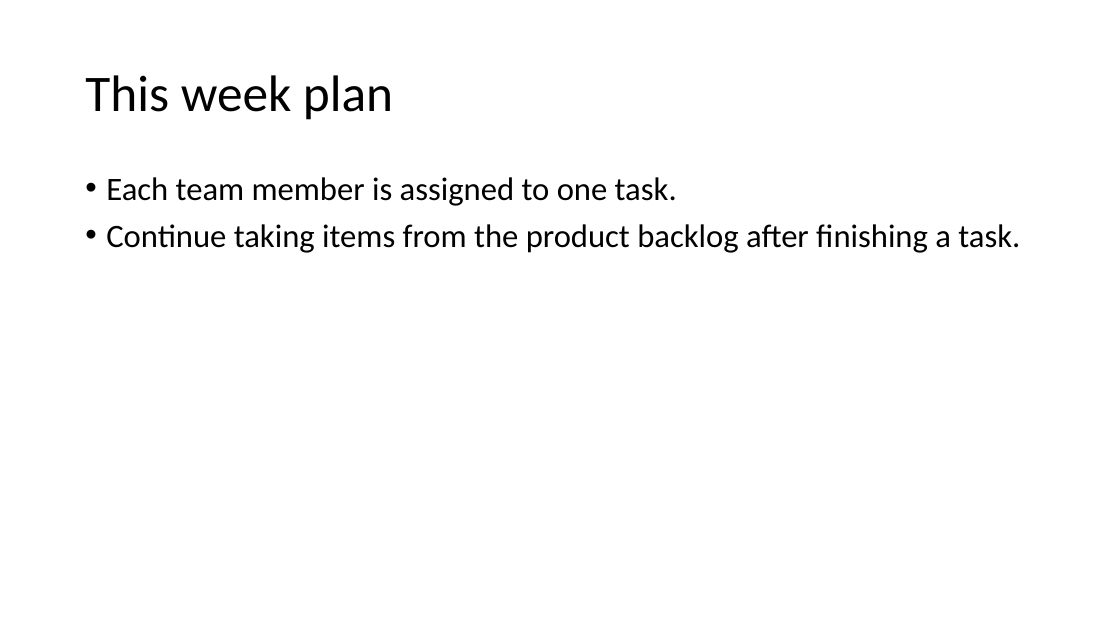
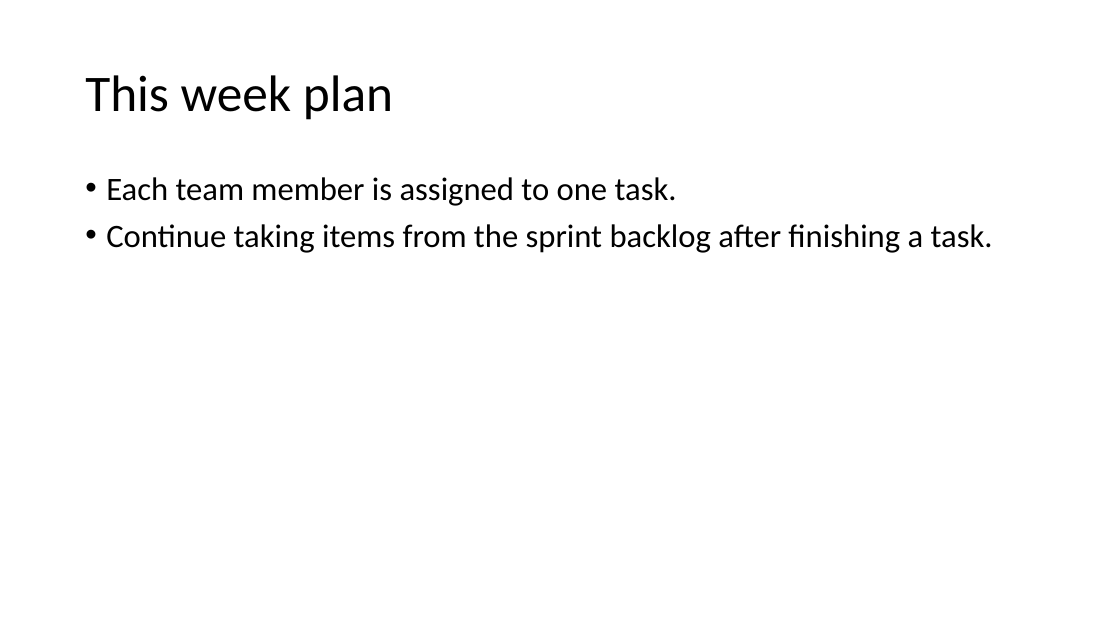
Before and after one commit to letung3105/csproject-2020-siem, a slide deck: slide 5 of SecondWeek-Presentation.pptx. Drawn at 1120x630 pixels with LibreOffice and Linux fonts; fonts in the diff are those of the drawing. Boxes give left, top, right and bottom in pixels: in the first picture for what was removed or moved away, otherwise in the second. Text is boxed around its words. In the diff, an @@ line names an element or a change of style, - is before the commit and + after.

```diff
--- a/SecondWeek-Presentation.pptx
+++ b/SecondWeek-Presentation.pptx
@@ text at (106, 224, 993, 253): text changed @@
-• Continue taking items from the product backlog after finishing a task.
+• Continue taking items from the sprint backlog after finishing a task.
```
Also in this commit, not shown: 3 other slides changed.
